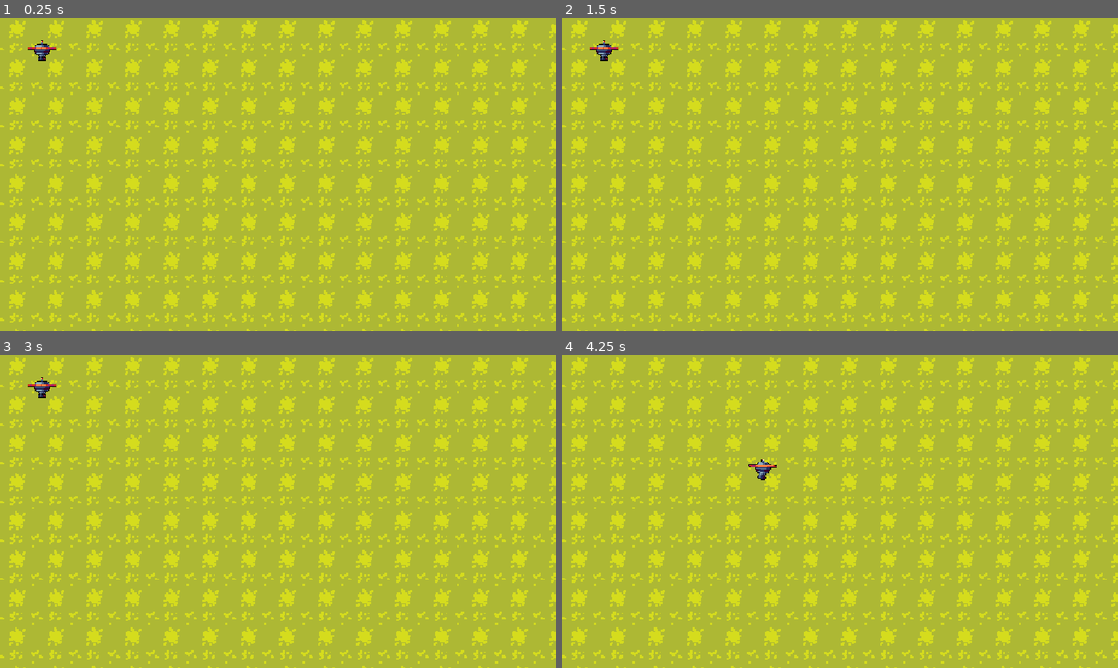
Above: before the commit, frames 1-4 (two rows, left to right).
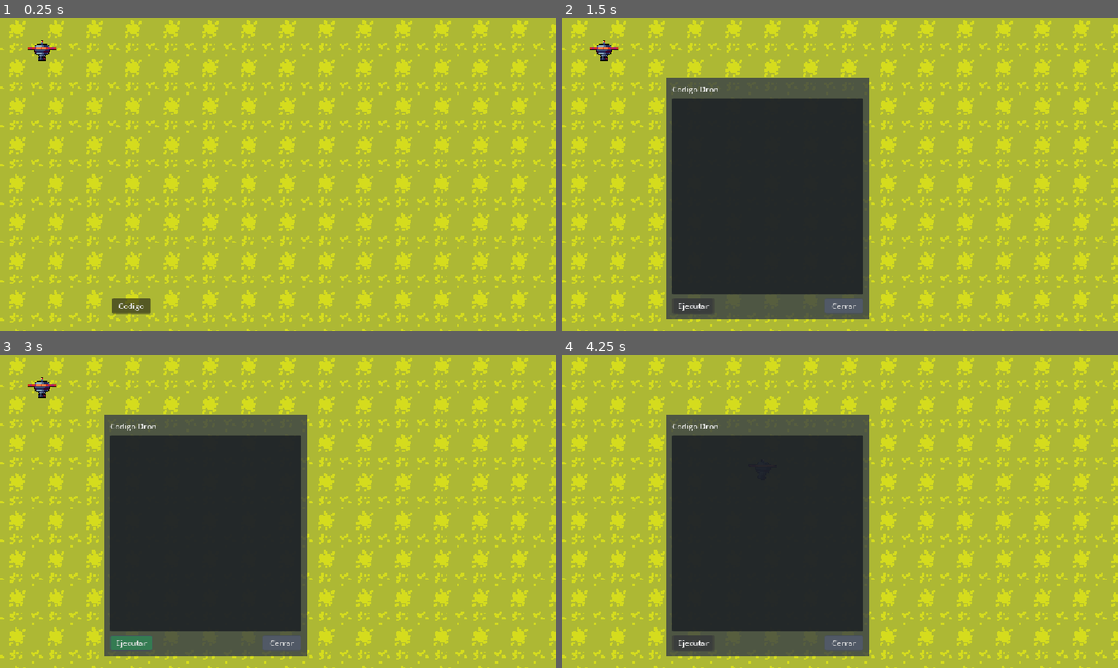
Above: after the commit, the same moments.

Repository: Macacofig/LastAlgorithm
Game: Godot game, scene res://scenes/pruebas/pruebas.tscn
Two runs of this game, one before a commit and one after it. Both use one fixed random seed, a clock stepped at 60 frames per second and the inputs below. This scene is started directly instead of the project's main scene.
Inputs (mouse positions are in pixels of both pictures, inside the frame that each line leads up to):
- Up to frame 1 (0.25 s): no input
- Up to frame 2 (1.5 s): click (695, 305) at 0.5 s, where only the run after the commit has a clickable "Codigo"; click (695, 305) at 1.25 s, where only the run after the commit has a clickable "Ejecutar"
- Up to frame 3 (3 s): click (283, 642) at 2 s, where only the run after the commit has a clickable "Cerrar"; click (133, 642) at 2.75 s, where only the run after the commit has a clickable "Codigo"
- Up to frame 4 (4.25 s): click (695, 642) at 3.5 s, where only the run after the commit has a clickable "Ejecutar"

The runs differ from the first frame. In frame 1, 0.4% of the frame differs, in the area x 20-28%, y 89-95%; in frame 2, 28%, in the area x 18-56%, y 19-97%; in frame 3, 28%; in frame 4, 28%.

Commit message:
feat(ui): editor de codigo visual

Diff:
--- a/scenes/pruebas/pruebas.tscn
+++ b/scenes/pruebas/pruebas.tscn
@@ -2,10 +2,15 @@
 
 [ext_resource type="PackedScene" uid="uid://d55wjxped0g1" path="res://scenes/Relleno/relleno.tscn" id="1_dka4w"]
 [ext_resource type="Script" uid="uid://2ldk68q2asko" path="res://scenes/pruebas/pruebas_dron.gd" id="1_sfwt1"]
+[ext_resource type="PackedScene" uid="uid://bbeqs0tdkyds1" path="res://scenes/ui/editor/editor.tscn" id="2_54ju2"]
 [ext_resource type="PackedScene" uid="uid://d2qg4ou1ust0o" path="res://scenes/personajes/jugador/dron/drone.tscn" id="3_54ju2"]
 
 [node name="Pruebas" type="Node2D" unique_id=531669134]
 script = ExtResource("1_sfwt1")
+
+[node name="CanvasLayer" parent="." unique_id=1069168590 instance=ExtResource("2_54ju2")]
+offset = Vector2(-150, 50)
+transform = Transform2D(1, 0, 0, 1, -150, 50)
 
 [node name="Marker2D" type="Marker2D" parent="." unique_id=1119399485]
 position = Vector2(576, 324)
--- /dev/null
+++ b/scenes/ui/editor/editor.gd
@@ -0,0 +1,34 @@
+extends Control
+
+@onready var boton_abrir: Button = $BotonAbrir
+@onready var boton_cerrar: Button = $PanelEditor/MarginContainer/VBoxContainer/HBoxContainer/BotonCerrar
+@onready var panel_editor: PanelContainer = $PanelEditor
+
+
+func _ready() -> void:
+	panel_editor.hide()
+
+	boton_abrir.pressed.connect(_abrir_editor)
+	boton_cerrar.pressed.connect(_cerrar_editor)
+
+
+func _abrir_editor() -> void:
+	panel_editor.show()
+
+
+func _cerrar_editor() -> void:
+	panel_editor.hide()
+
+
+func _input(event: InputEvent) -> void:
+	if not panel_editor.visible:
+		return
+
+	if event is InputEventMouseButton:
+		if event.button_index == MOUSE_BUTTON_LEFT and event.pressed:
+			var dentro_del_panel := panel_editor.get_global_rect().has_point(
+				get_global_mouse_position()
+			)
+
+			if not dentro_del_panel:
+				_cerrar_editor()
--- /dev/null
+++ b/scenes/ui/editor/editor.tscn
@@ -0,0 +1,147 @@
+[gd_scene format=3 uid="uid://bbeqs0tdkyds1"]
+
+[ext_resource type="Script" uid="uid://c6evui4x5k1ee" path="res://scenes/ui/editor/editor.gd" id="1_llapt"]
+
+[sub_resource type="StyleBoxFlat" id="StyleBoxFlat_xtfo6"]
+bg_color = Color(0.20392157, 0.23137255, 0.2784314, 0.78431374)
+
+[sub_resource type="StyleBoxFlat" id="StyleBoxFlat_b664h"]
+content_margin_left = 4.0
+content_margin_top = 4.0
+content_margin_right = 4.0
+content_margin_bottom = 4.0
+bg_color = Color(0.09019608, 0.105882354, 0.13333334, 0.78431374)
+corner_radius_top_left = 3
+corner_radius_top_right = 3
+corner_radius_bottom_right = 3
+corner_radius_bottom_left = 3
+corner_detail = 5
+
+[sub_resource type="StyleBoxFlat" id="StyleBoxFlat_704kr"]
+bg_color = Color(0.6, 0.6, 0.6, 0)
+
+[sub_resource type="Theme" id="Theme_llapt"]
+
+[sub_resource type="StyleBoxFlat" id="StyleBoxFlat_7gapq"]
+content_margin_left = 12.0
+content_margin_top = 12.0
+content_margin_right = 12.0
+content_margin_bottom = 12.0
+bg_color = Color(0.20392157, 0.48235294, 0.32156864, 1)
+border_width_left = 1
+border_width_top = 1
+border_width_right = 1
+border_width_bottom = 1
+border_color = Color(0.28, 0.31, 0.36, 1)
+corner_radius_top_left = 4
+corner_radius_top_right = 4
+corner_radius_bottom_right = 4
+corner_radius_bottom_left = 4
+
+[sub_resource type="StyleBoxFlat" id="StyleBoxFlat_kb2sg"]
+content_margin_left = 12.0
+content_margin_top = 12.0
+content_margin_right = 12.0
+content_margin_bottom = 12.0
+bg_color = Color(0.31764707, 0.34901962, 0.4, 1)
+border_width_left = 1
+border_width_top = 1
+border_width_right = 1
+border_width_bottom = 1
+border_color = Color(0.28, 0.31, 0.36, 1)
+corner_radius_top_left = 4
+corner_radius_top_right = 4
+corner_radius_bottom_right = 4
+corner_radius_bottom_left = 4
+
+[node name="CanvasLayer" type="CanvasLayer" unique_id=1069168590]
+
+[node name="Editor" type="Control" parent="." unique_id=868201282]
+layout_mode = 3
+anchors_preset = 8
+anchor_left = 0.5
+anchor_top = 0.5
+anchor_right = 0.5
+anchor_bottom = 0.5
+offset_left = -20.0
+offset_top = -20.0
+offset_right = 20.0
+offset_bottom = 20.0
+grow_horizontal = 2
+grow_vertical = 2
+script = ExtResource("1_llapt")
+
+[node name="BotonAbrir" type="Button" parent="Editor" unique_id=1507506954]
+custom_minimum_size = Vector2(80, 32)
+layout_mode = 1
+anchors_preset = -1
+anchor_left = -4.35
+anchor_top = 5.65
+anchor_right = -2.35
+anchor_bottom = 6.45
+text = "Codigo"
+metadata/_edit_use_anchors_ = true
+
+[node name="PanelEditor" type="PanelContainer" parent="Editor" unique_id=999521692]
+visible = false
+custom_minimum_size = Vector2(420, 500)
+layout_mode = 1
+anchors_preset = 8
+anchor_left = 0.5
+anchor_top = 0.5
+anchor_right = 0.5
+anchor_bottom = 0.5
+offset_left = -210.0
+offset_top = -250.0
+offset_right = 210.0
+offset_bottom = 250.0
+grow_horizontal = 2
+grow_vertical = 2
+theme_override_styles/panel = SubResource("StyleBoxFlat_xtfo6")
+
+[node name="MarginContainer" type="MarginContainer" parent="Editor/PanelEditor" unique_id=961130949]
+layout_mode = 2
+theme_override_constants/margin_left = 12
+theme_override_constants/margin_top = 12
+theme_override_constants/margin_right = 12
+theme_override_constants/margin_bottom = 12
+
+[node name="VBoxContainer" type="VBoxContainer" parent="Editor/PanelEditor/MarginContainer" unique_id=270914718]
+layout_mode = 2
+theme_override_constants/separation = 8
+
+[node name="Label" type="Label" parent="Editor/PanelEditor/MarginContainer/VBoxContainer" unique_id=902574564]
+layout_mode = 2
+theme_override_colors/font_color = Color(0.9297146, 0.9297147, 0.9297146, 1)
+text = "Codigo Dron"
+
+[node name="InputCodigo" type="TextEdit" parent="Editor/PanelEditor/MarginContainer/VBoxContainer" unique_id=42459096]
+layout_mode = 2
+size_flags_vertical = 3
+theme_override_colors/font_color = Color(0.6627451, 0.7764706, 0.9098039, 1)
+theme_override_font_sizes/font_size = 14
+theme_override_styles/normal = SubResource("StyleBoxFlat_b664h")
+theme_override_styles/focus = SubResource("StyleBoxFlat_704kr")
+
+[node name="HBoxContainer" type="HBoxContainer" parent="Editor/PanelEditor/MarginContainer/VBoxContainer" unique_id=247286360]
+layout_mode = 2
+alignment = 1
+
+[node name="BotonEjecutar" type="Button" parent="Editor/PanelEditor/MarginContainer/VBoxContainer/HBoxContainer" unique_id=732685123]
+custom_minimum_size = Vector2(80, 32)
+custom_maximum_size = Vector2(-1, 32)
+layout_mode = 2
+size_flags_horizontal = 0
+size_flags_vertical = 4
+theme = SubResource("Theme_llapt")
+theme_override_styles/normal = SubResource("StyleBoxFlat_7gapq")
+text = "Ejecutar"
+
+[node name="BotonCerrar" type="Button" parent="Editor/PanelEditor/MarginContainer/VBoxContainer/HBoxContainer" unique_id=445422341]
+custom_minimum_size = Vector2(80, 32)
+custom_maximum_size = Vector2(-1, 32)
+layout_mode = 2
+size_flags_horizontal = 10
+size_flags_vertical = 4
+theme_override_styles/normal = SubResource("StyleBoxFlat_kb2sg")
+text = "Cerrar"
Not shown, added: scenes/ui/editor/editor.gd.uid
